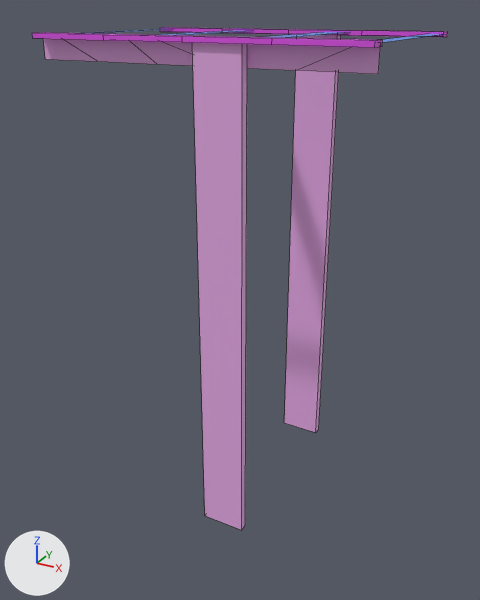
Before and after pictures for a commit that changed the FBX model Assets/3D/Verkehrsmitte/Bahn 1.fbx.
Rendered twice from a 50 mm camera at (1.99, -3.7, 2.11) aimed at (-0.03, -0.04, 0.28). Arrows for +X, +Y and +Z are at lower left; the lights stay in place. Mesh edges are drawn as thin lines. Where no turn or scale is listed for an object, it has been applied to the vertices.
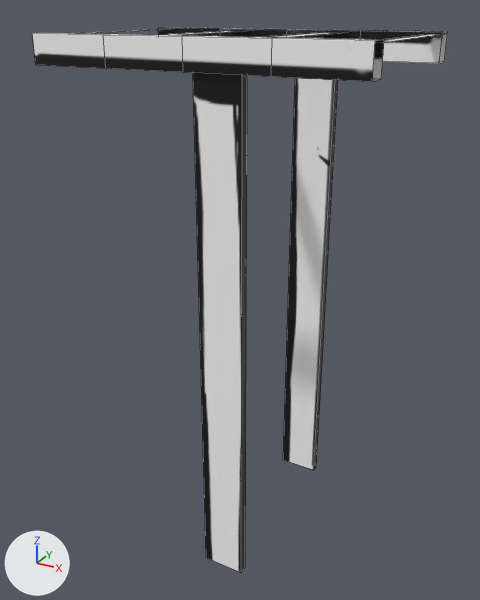
The newer file is also turned or shifted as a whole; pictures and numbers use the older file's frame.

What differs and where, as boxes (x1, y1, x2, y2) in the pictures (480 x 600 px; the box of a moved part takes in the faces that stretch with it):
'Cube.009', reshaped (9% taller): before (32, 27, 448, 530); after (32, 27, 448, 573)
part 1 of me_cube_075, moved or reshaped: before (32, 27, 448, 74); after (32, 27, 448, 82)
part 2 of me_cube_075, recoloured (pink to grey): (193, 73, 338, 530) in both
part 3 of me_cube_075, recoloured (blue to grey): (90, 29, 441, 42) in both

What the commit changed:
Picture 'rest.001_Base_color.png' (img_rest_001_base_color_png) is new.
Material 'rest.001' (mat_rest_001) is new.
Its texture is img_rest_001_base_color_png.
me_cube_075 is used by ob_cube_009; location (-0.297, 0.0, 0.0).
me_cube_075 had 78 vertices, 57 faces and spanned x -0.71..1.3, y -0.71..0.65, z -1.07..1.98.
me_cube_075 no longer uses material mat_dark (pink #de50e7).
me_cube_075 now has 72 vertices, 44 faces and spans x -0.71..1.3, y -0.71..0.65, z -1.44..1.98.
Part 1, on me_cube_075:
36 vertices are removed from x -0.71..1.3, y -0.71..0.65, z 1.84..1.98.
45 faces are deleted.
8 vertices in x 0.35..0.63, y -0.68..0.64, z -1.07 move by (0.0, 0.0, -0.37).
10 new vertices lie (0.0, 0.0, -0.17) away from vertices in x -0.71..1.3, y -0.71..0.65, z 1.98.
10 new vertices lie (0.0, 0.13, 0.0) away from vertices in x -0.71..1.3, y -0.71, z 1.81..1.98.
10 new vertices lie (0.0, -0.13, 0.0) away from vertices in x -0.71..1.3, y 0.65, z 1.81..1.98.
32 new faces join them.
me_cube_075 part 2: 8 faces spanning x 0.35..0.63, y -0.68..0.64, z -1.44..1.97 switch from mat_rest (pink #e7aae7) to mat_rest_001 (picture img_rest_001_base_color_png).
me_cube_075 part 3: 4 faces spanning x -0.71..1.3, y -0.63..0.63, z 1.97 switch from mat_rail (blue #588fe7) to mat_rest_001 (picture img_rest_001_base_color_png).
